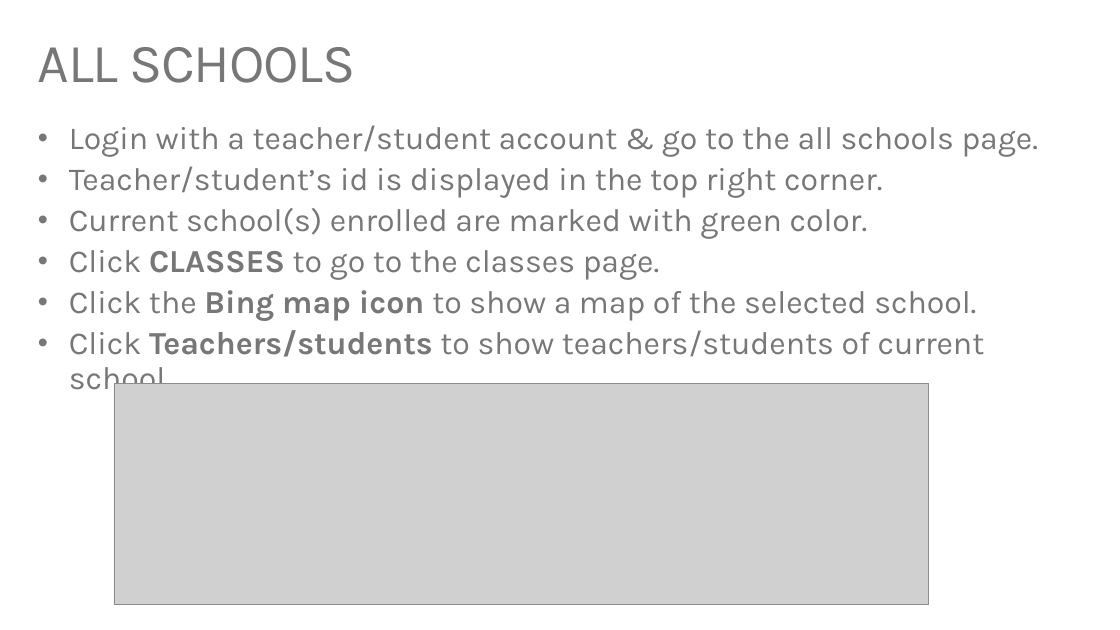
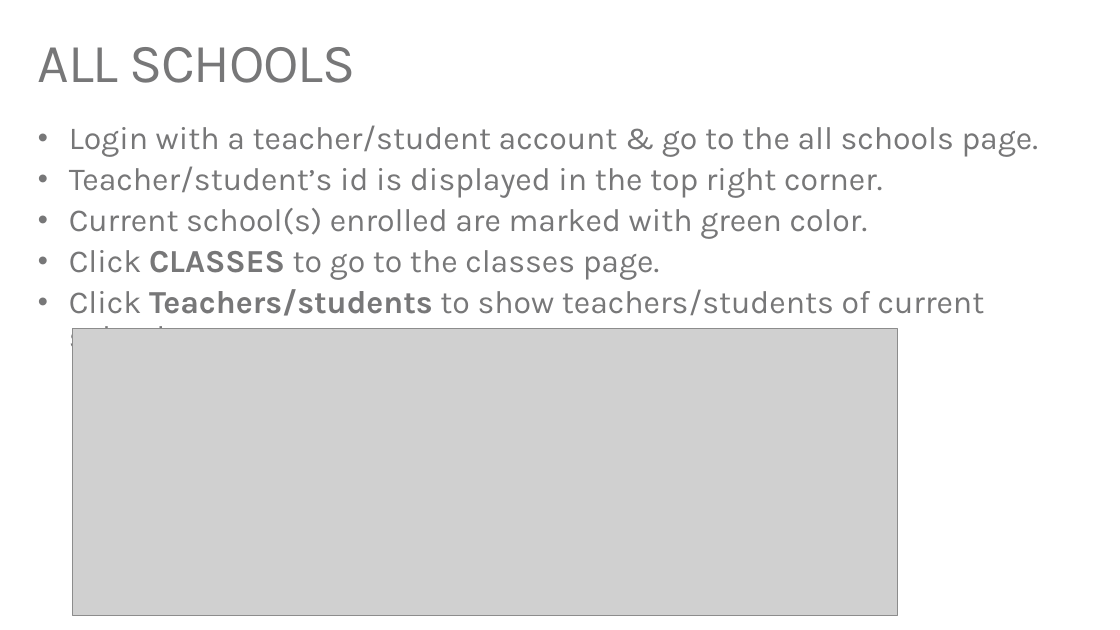
Before and after one commit to TylerLu/O365-EDU-PHP-Samples, a slide deck: slide 34 of EDU GRAPH-API Demo Script.pptx (slide 33 before the commit). Drawn at 1120x630 pixels with LibreOffice and Linux fonts; fonts in the diff are those of the drawing; grey boxes stand for pictures. Boxes give left, top, right and bottom in pixels: in the first picture for what was removed or moved away, otherwise in the second. Text is boxed around its words. In the diff, an @@ line names an element or a change of style, - is before the commit and + after.

```diff
--- a/EDU GRAPH-API Demo Script.pptx
+++ b/EDU GRAPH-API Demo Script.pptx
@@ text at (69,290,976,321): paragraph removed @@
-• Click the Bing map icon to show a map of the selected school.
@@ picture: place and size @@
-picture at (114,384,928,605)
+picture at (72,329,898,615)
```
Also in this commit, not shown: 1 slide added, 27 other files.
